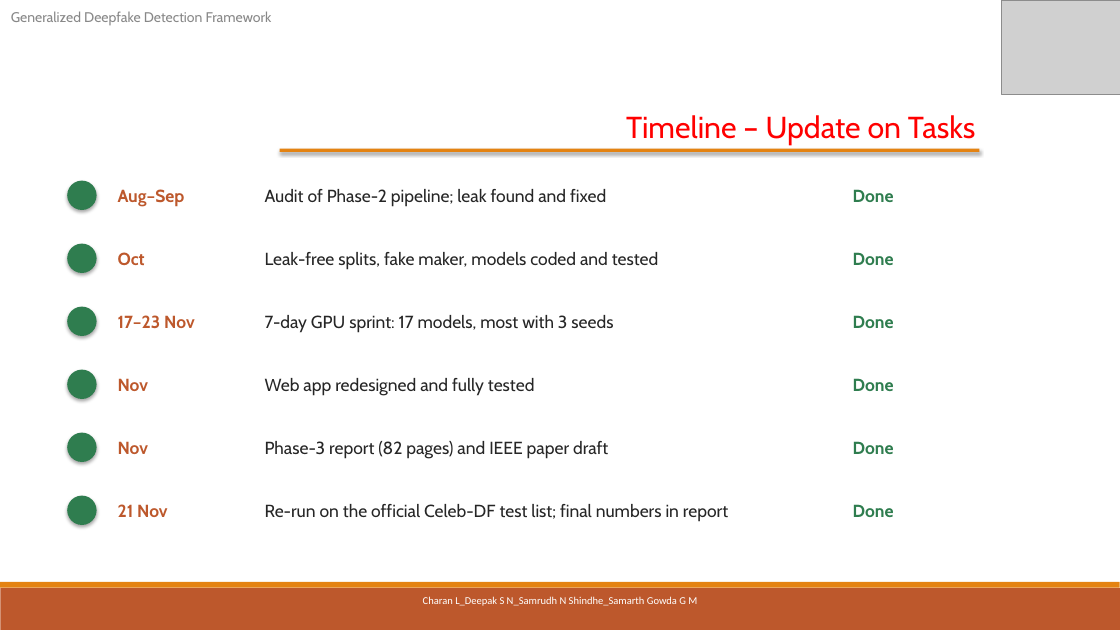
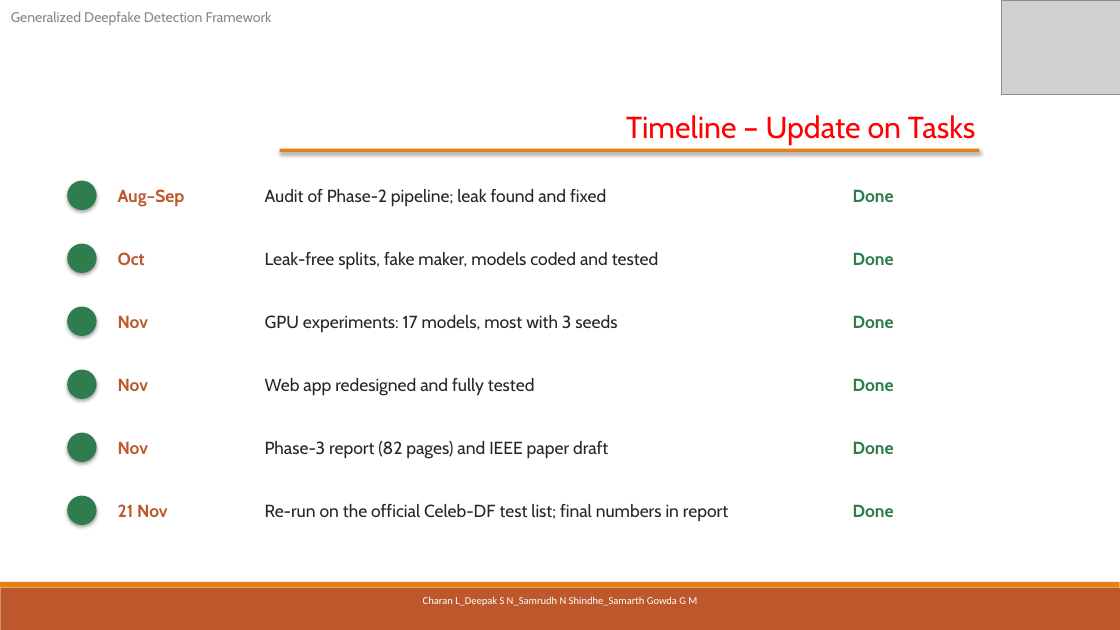
Before and after one commit to pes1ug23cs178/CAPSTONE_PW_26_RJ_02, a slide deck: slide 23 of ESA Report/output/PW26_RJ_02_Review3.pptx. Drawn at 1120x630 pixels with LibreOffice and Linux fonts; fonts in the diff are those of the drawing; grey boxes stand for pictures. Boxes give left, top, right and bottom in pixels: in the first picture for what was removed or moved away, otherwise in the second. Text is boxed around its words. In the diff, an @@ line names an element or a change of style, - is before the commit and + after.

Commit message:
Report: remove blank pages (78 pages), tighter TOC, plain wording for the GPU runs; slides updated to match

```diff
--- a/ESA Report/output/PW26_RJ_02_Review3.pptx
+++ b/ESA Report/output/PW26_RJ_02_Review3.pptx
@@ text at (x1=118, y1=315, x2=148, y2=328): text changed @@
-17–23 Nov
+Nov
@@ text at (x1=265, y1=315, x2=617, y2=332): text changed @@
-7-day GPU sprint: 17 models, most with 3 seeds
+GPU experiments: 17 models, most with 3 seeds
```
Also in this commit, not shown: 1 other slide changed, 9 other files.
